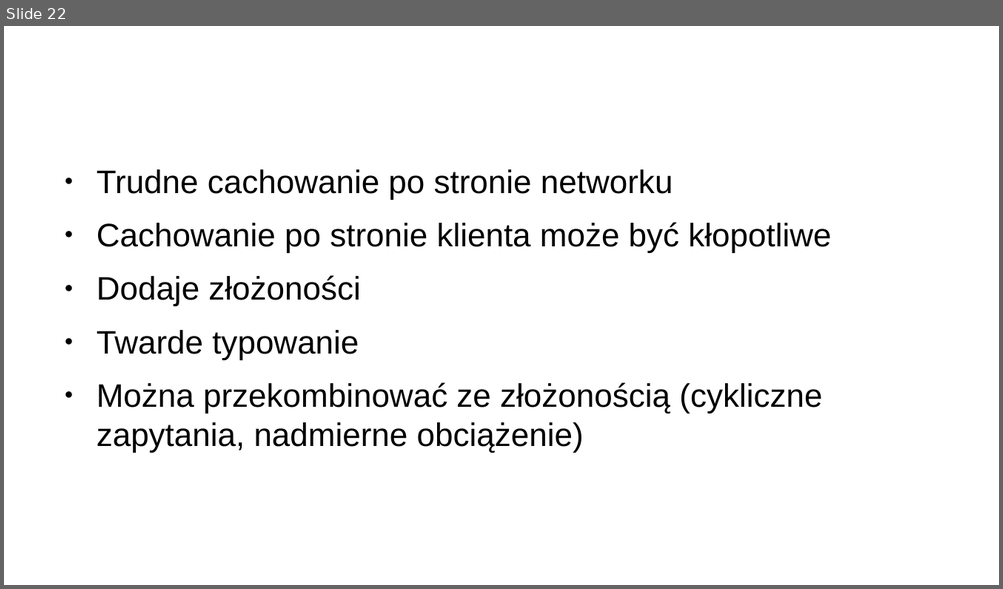
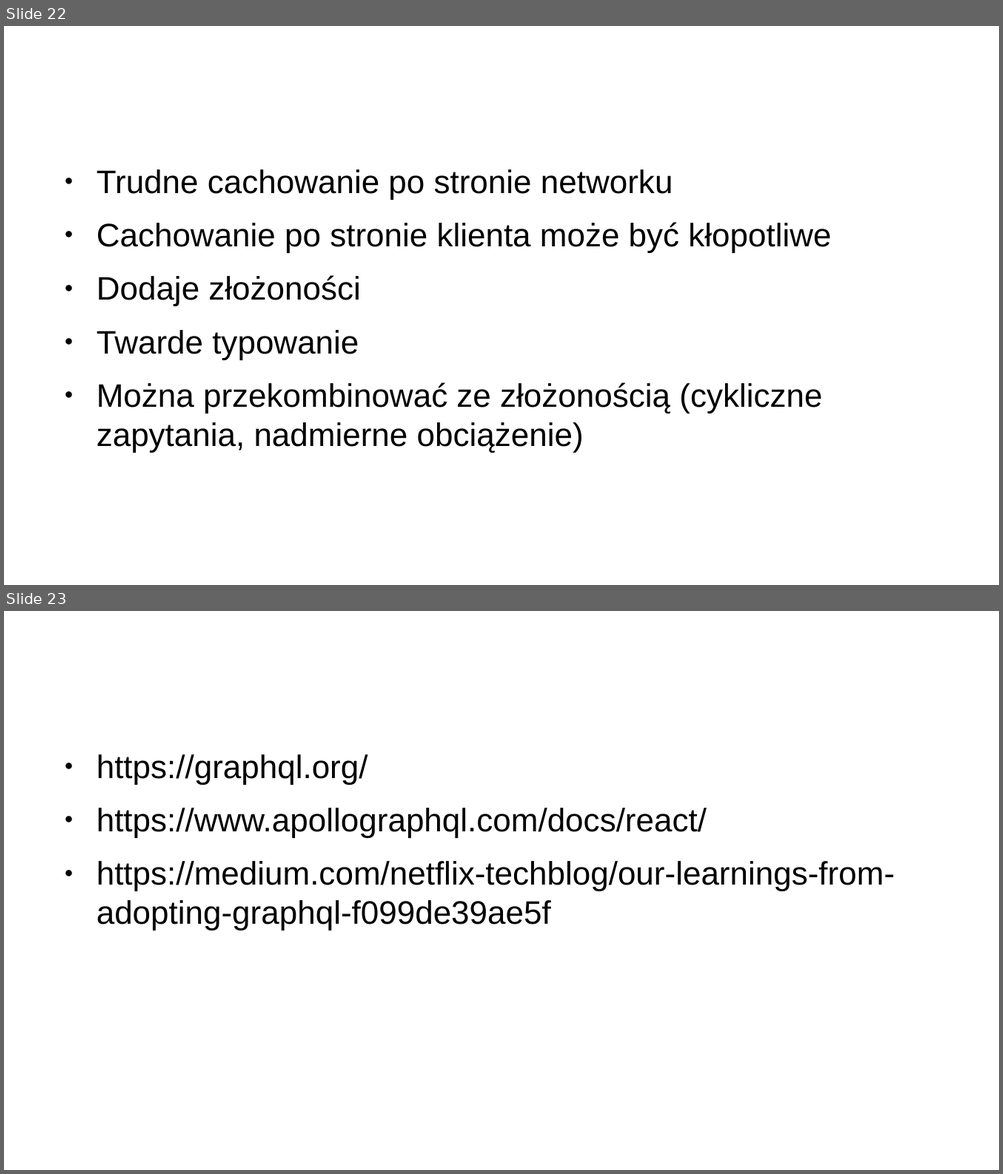
Before and after one commit to masives/meetjs-graphql, a slide deck: prezentacja.odp. Shown one above the other, each under a label of ours: slide 22 before the commit, slides 22 and 23 after it. The pictures are 1003x589 and 1003x1174 pixels, drawn with LibreOffice and Linux fonts; fonts in the diff are those of the drawing; background and template pictures are left out. Boxes give left, top, right and bottom in pixels: in the first picture for what was removed or moved away, otherwise in the second. Text is boxed around its words. In the diff, an @@ line names an element or a change of style, - is before the commit and + after.

```diff
--- a/prezentacja.odp
+++ b/prezentacja.odp
@@ slide 23 added at box(4, 611, 999, 1170), background #FFFFFF @@
@@ title added at box(54, 632, 747, 725), 35.7 pt, text #FFFFFF @@
+Materiały
@@ text added at box(96, 755, 894, 931), 26 pt, text #000000 @@
+● https://graphql.org/
+● https://www.apollographql.com/docs/react/
+● https://medium.com/netflix-techblog/our-learnings-from-adopting-graphql-f099de39ae5f
```
Also in this commit, not shown: 5 slides changed.
